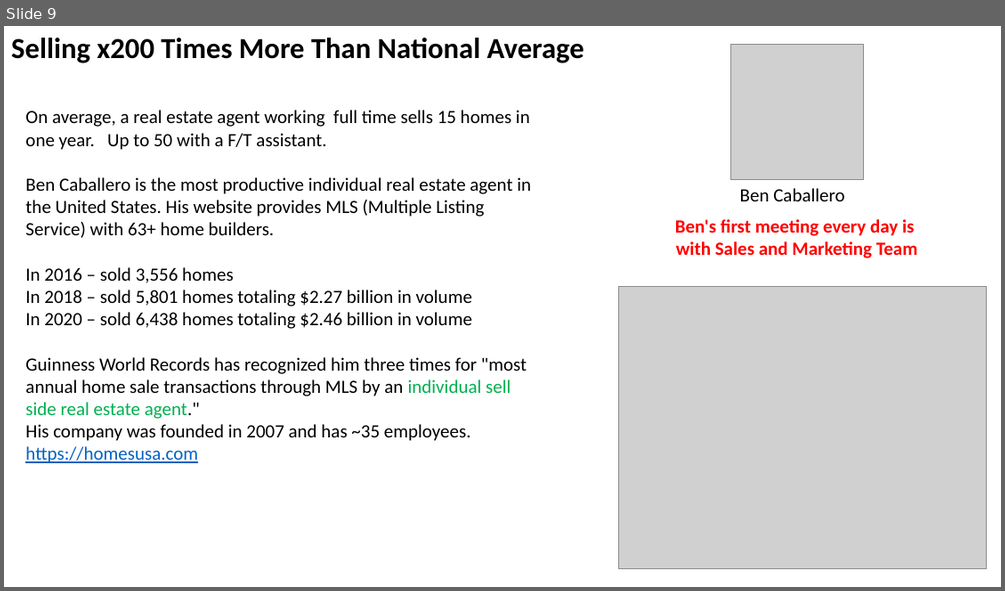
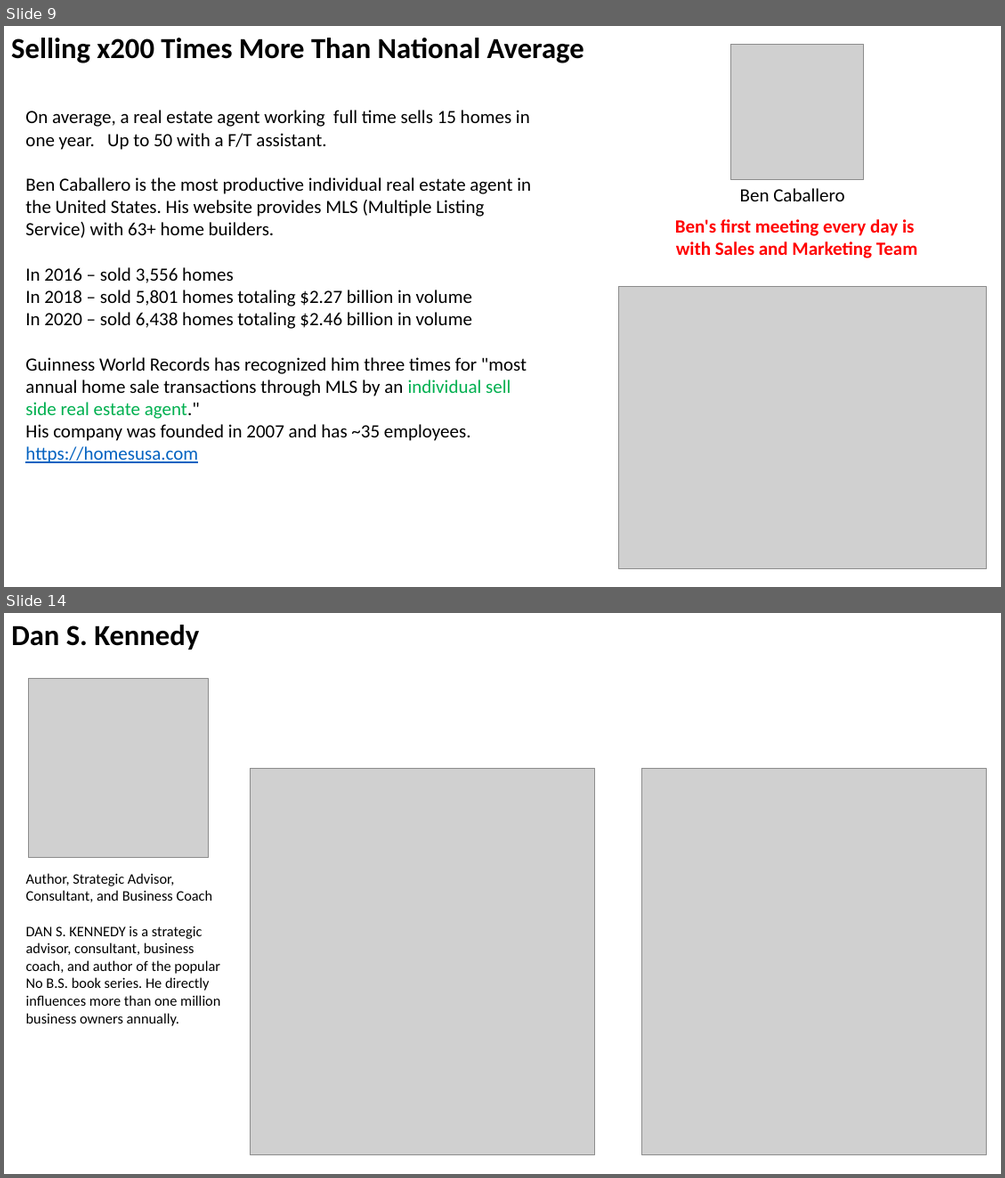
Before and after one commit to lselector/marketing, a slide deck: Marketing.pptx. Shown one above the other, each under a label of ours: slide 9 before the commit, slides 9 and 14 after it; the slides between them are not shown. The pictures are 1005x591 and 1005x1178 pixels, drawn with LibreOffice and Linux fonts; fonts in the diff are those of the drawing; grey boxes stand for pictures. Boxes give left, top, right and bottom in pixels: in the first picture for what was removed or moved away, otherwise in the second. Text is boxed around its words. In the diff, an @@ line names an element or a change of style, - is before the commit and + after.

```diff
--- a/Marketing.pptx
+++ b/Marketing.pptx
@@ slide 14 added at (4,613,1001,1174), background #FFFFFF @@
@@ text added at (11,625,199,649), 28 pt, text #000000, bold @@
+Dan S. Kennedy
@@ picture added at (29,678,208,858) @@
@@ picture added at (250,768,595,1154) @@
@@ picture added at (642,768,987,1154) @@
@@ text added at (26,873,220,1026), 14 pt, text #000000 @@
+Author, Strategic Advisor, Consultant, and Business Coach
+DAN S. KENNEDY is a strategic advisor, consultant, business coach, and author of the popular No B.S. book series. He directly influences more than one million business owners annually.
```
Also in this commit, not shown: 2 slides changed, 3 other slides added.
